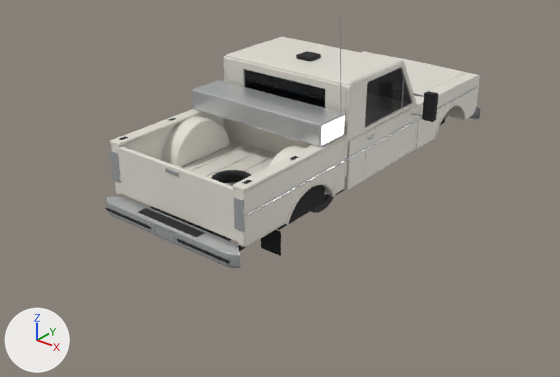
The glTF model web/src/assets/models/saro_truck.glb: old version first, new version second.
One viewpoint serves both versions: a camera (50 mm lens) standing at (5.53, -7.72, 4.54) and looking at (-0.11, -0.67, 0.17). The axes (+X, +Y, +Z) are drawn at lower left. The lights are the same throughout. The first picture is the older version. Vertices at exactly the same position are counted once.

Names of what the first picture shows: 'body_chrome', 'body_dark', 'body_paint', 'shell_dark', 'shell_glass', 'shell_paint' and 2 more.
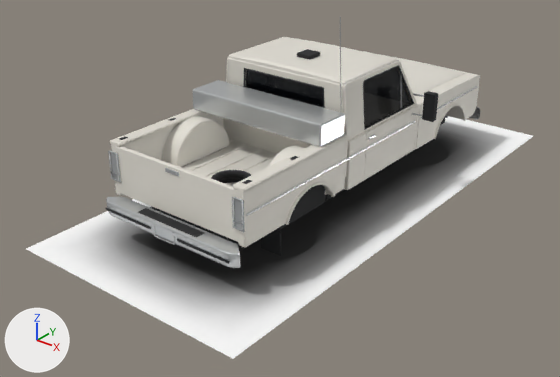
Patch to the scene script:
```diff
--- a/web/src/assets/models/saro_truck.glb.py
+++ b/web/src/assets/models/saro_truck.glb.py
@@ img_saro_truck_shadow @@
+img_saro_truck_shadow = load_image('saro_truck_shadow', '_unpacked/saro_truck_shadow', 256, 512, 'sRGB')
@@ mat_shadow @@
+mat_shadow = principled_material('shadow')
+mat_shadow.texture = img_saro_truck_shadow
+mat_shadow.roughness = 1.0
@@ me_shell_dark @@
 # used by ob_shell_dark; location = (0.0, 0.0, 0.0)
-me_shell_dark.from_pydata(...)  # 232 vertices, 444 faces; spans x -0.89..0.89, y -0.66..0.83, z 0.81..1.87
+me_shell_dark.from_pydata(...)  # 496 vertices, 964 faces; spans x -0.95..0.95, y -0.77..0.83, z 0.81..1.89
+# me_shell_dark part 1: a new loose piece of 20 vertices spanning x 0.86..0.95, y -0.4..0.77, z 1.15..1.75, in mat_shell_dark (black #1a1b1d)
+# me_shell_dark part 2: a new loose piece of 16 vertices spanning x -0.63..0.63, y -0.77..-0.7, z 1.23..1.7, in mat_shell_dark (black #1a1b1d)
+# other edits to the shape of me_shell_dark do not show in these pictures
 me_shell_dark.materials.append(mat_shell_dark)
@@ me_shell_paint @@
 # used by ob_shell_paint; location = (0.0, 0.0, 0.0)
-me_shell_paint.from_pydata(...)  # 1056 vertices, 2104 faces; spans x -0.99..0.99, y -0.76..0.86, z 0.5..1.82
+me_shell_paint.from_pydata(...)  # 1437 vertices, 2866 faces; spans x -0.99..0.99, y -0.76..0.86, z 0.5..1.84
+# me_shell_paint part 3: the loose piece of 36 vertices spanning x -0.93..0.93, y -0.75..0.44, z 1.76..1.82 is rebuilt with 429 vertices and now spans x -0.87..0.87, y -0.75..0.44, z 1.76..1.84
+# me_shell_paint part 4: 345 vertices moved from x -0.95..0.95, y -0.76..0.45, z 1.14..1.8 to x -0.92..0.92, y -0.76..0.45, z 1.14..1.8; 193 vertices removed from x -0.99..0.99, y -0.76..0.84, z 0.52..1.8; 181 vertices added at x -0.93..0.93, y -0.76..0.75, z 1.14..1.8
 me_shell_paint.materials.append(mat_shell_paint)
@@ me_shadow @@
+me_shadow.from_pydata(...)  # 4 vertices, 2 faces; spans x -1.6..1.6, y -3.5..3.5, z 0.01
+me_shadow.materials.append(mat_shadow)  # picture img_saro_truck_shadow
@@ ob_shadow @@
+ob_shadow = bpy.data.objects.new('shadow', me_shadow)
+ob_shadow.location = (0.0, 0.0, 0.0)
```

What differs and where, as boxes [x1, y1, x2, y2] in the pictures (560 x 377 px; the box of a moved part takes in the faces that stretch with it):
'shadow', added
    after: [26, 116, 533, 359]
'shell_paint', reshaped
    before: [224, 36, 420, 190]
    after: [226, 37, 420, 190]
'shell_dark', reshaped (mostly hidden)
    before: [296, 51, 321, 62]
    after: [243, 49, 414, 130]
part 1 of me_shell_dark, added
    after: [363, 65, 414, 130]
part 2 of me_shell_dark, added
    after: [243, 68, 325, 108]
part 3 of me_shell_paint, rebuilt
    before: [226, 36, 400, 86]
    after: [228, 37, 397, 85]
part 4 of me_shell_paint, moved or reshaped
    before: [224, 56, 420, 188]
    after: [226, 58, 417, 140]
